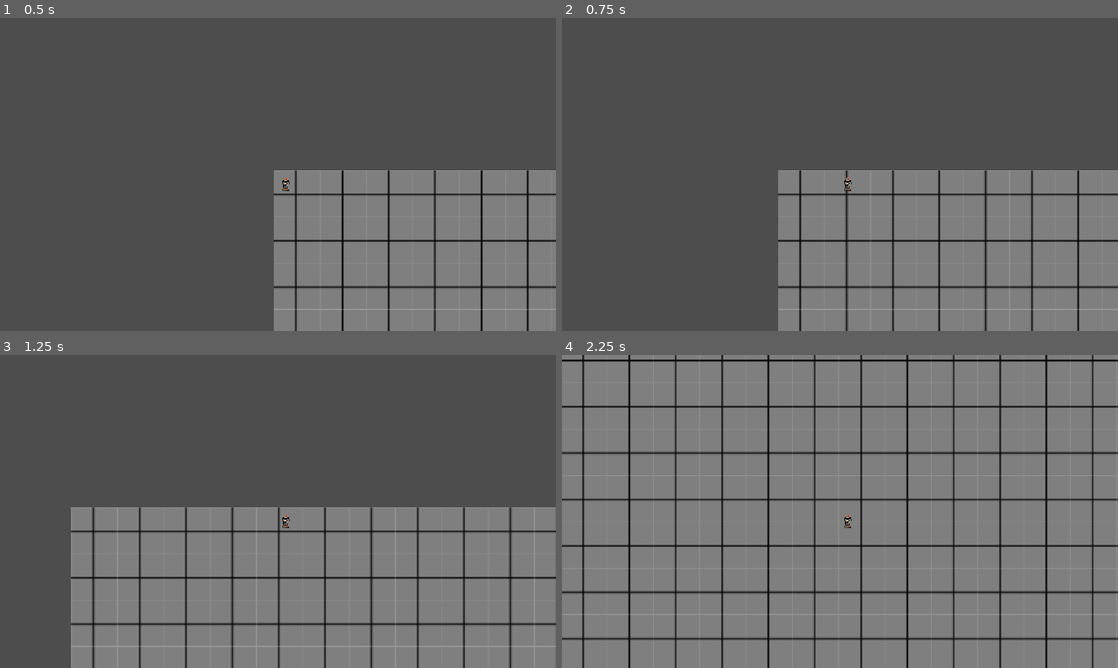
Above: before the commit, frames 1-4 (two rows, left to right).
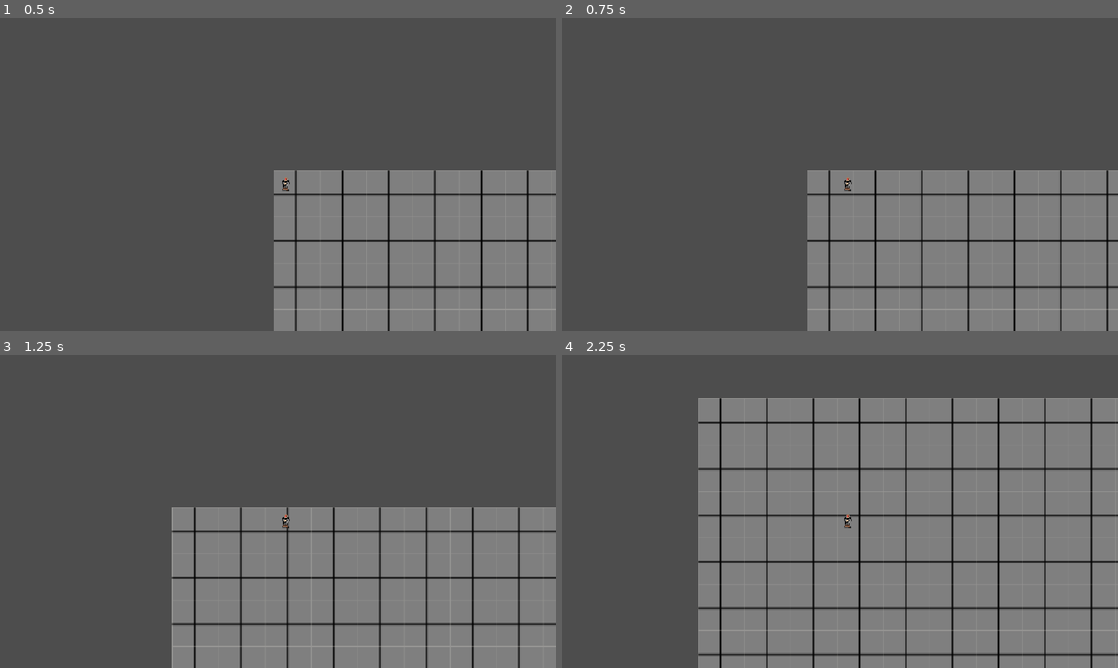
Above: after the commit, the same moments.

Repository: ColeSlaw0227/Peerless-Soldier
Game: Godot game, scene res://main_room.tscn
Same seed, same stepped clock (60 frames per second), same inputs: the game is played once before the commit and once after it.
Inputs:
- Up to frame 1 (0.5 s): no input
- Up to frame 2 (0.75 s): tap Enter at 0.5 s; hold Right (ui_right) from 0.53 s (still down)
- Up to frame 3 (1.25 s): keep holding Right (ui_right)
- Up to frame 4 (2.25 s): release Right (ui_right) at 1.28 s; hold Down (ui_down) 1.28-2.03 s; hold Right (ui_right) from 2.03 s (still down)

Frame 1 is identical in both runs. In frame 2, 5.3% of the frame differs, in the area x 38-99%, y 48-100%; in frame 3, 12%; in frame 4, 45%, in the area x 0-100%, y 0-100%.

Commit message:
requested

Diff:
--- a/main_room.tscn
+++ b/main_room.tscn
@@ -6,6 +6,8 @@
 [ext_resource type="Texture2D" uid="uid://jw463ij3tcp3" path="res://Peerless Soldier BackwardsFace.png" id="4_t3c8w"]
 [ext_resource type="Texture2D" uid="uid://hegvj3olxv55" path="res://Peerless Soldier LeftFace.png" id="5_1oo4e"]
 [ext_resource type="Texture2D" uid="uid://c1pnb3ty7mi71" path="res://Peerless Soldier RightFace.png" id="6_8007g"]
+[ext_resource type="Texture2D" uid="uid://ohm88wvodehy" path="res://peerless Soldier ForwardFace2.png" id="7_8007g"]
+[ext_resource type="Texture2D" uid="uid://6ia84vm6tw6g" path="res://Peerless Soldier BackwardsFace2.png" id="8_bdfba"]
 
 [node name="MainRoom" type="Node2D" unique_id=1126727139]
 
@@ -35,4 +37,24 @@
 position = Vector2(16, 17)
 texture = ExtResource("6_8007g")
 
+[node name="ForwardPlayer2" type="Sprite2D" parent="Player" unique_id=210926728]
+visible = false
+position = Vector2(16, 17)
+texture = ExtResource("7_8007g")
+
+[node name="BackwardsPlayer2" type="Sprite2D" parent="Player" unique_id=1326396457]
+visible = false
+position = Vector2(16, 17)
+texture = ExtResource("8_bdfba")
+
+[node name="LeftPlayer2" type="Sprite2D" parent="Player" unique_id=1852018608]
+visible = false
+position = Vector2(16, 17)
+texture = ExtResource("5_1oo4e")
+
+[node name="RightPlayer2" type="Sprite2D" parent="Player" unique_id=610607273]
+visible = false
+position = Vector2(16, 17)
+texture = ExtResource("6_8007g")
+
 [node name="PlayerCamera" type="Camera2D" parent="Player" unique_id=775474564]
--- a/player.gd
+++ b/player.gd
@@ -9,6 +9,3 @@
 	var input_direction = Input.get_vector("ui_left","ui_right","ui_up","ui_down")
 	velocity = input_direction * SPEED
 	move_and_slide()
-
-
-	move_and_slide()
Binary file added: Peerless Soldier BackwardsFace2.png
Not shown, added: Peerless Soldier BackwardsFace2.png.import
Binary file added: peerless Soldier ForwardFace2.png
Not shown, added: peerless Soldier ForwardFace2.png.import
